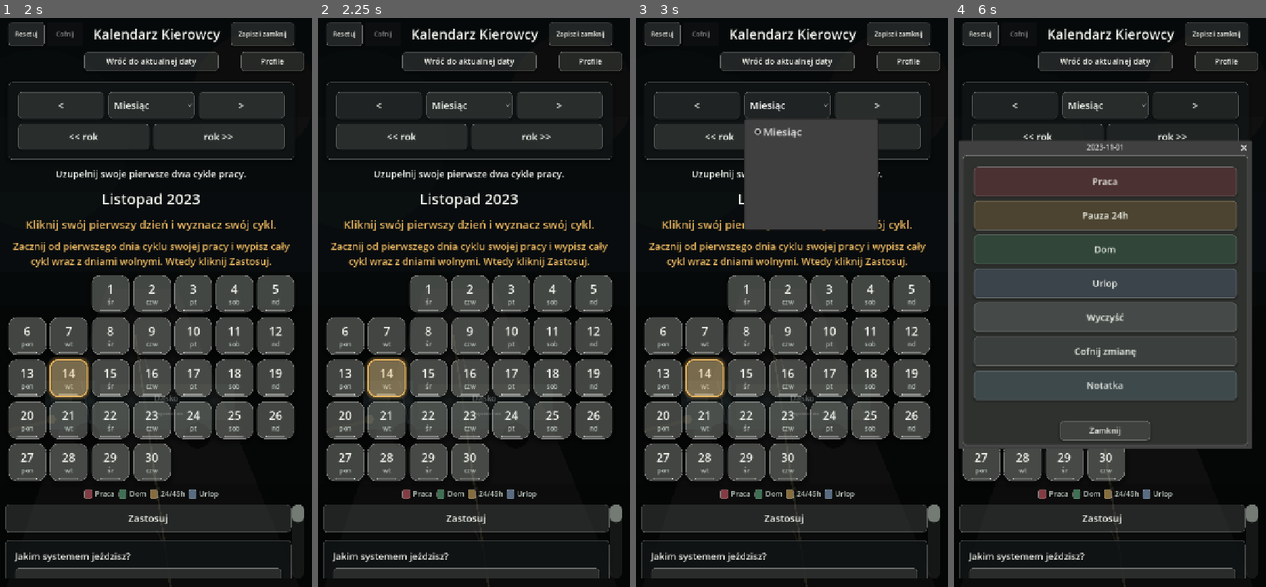
Above: before the commit, frames 1-4 (left to right).
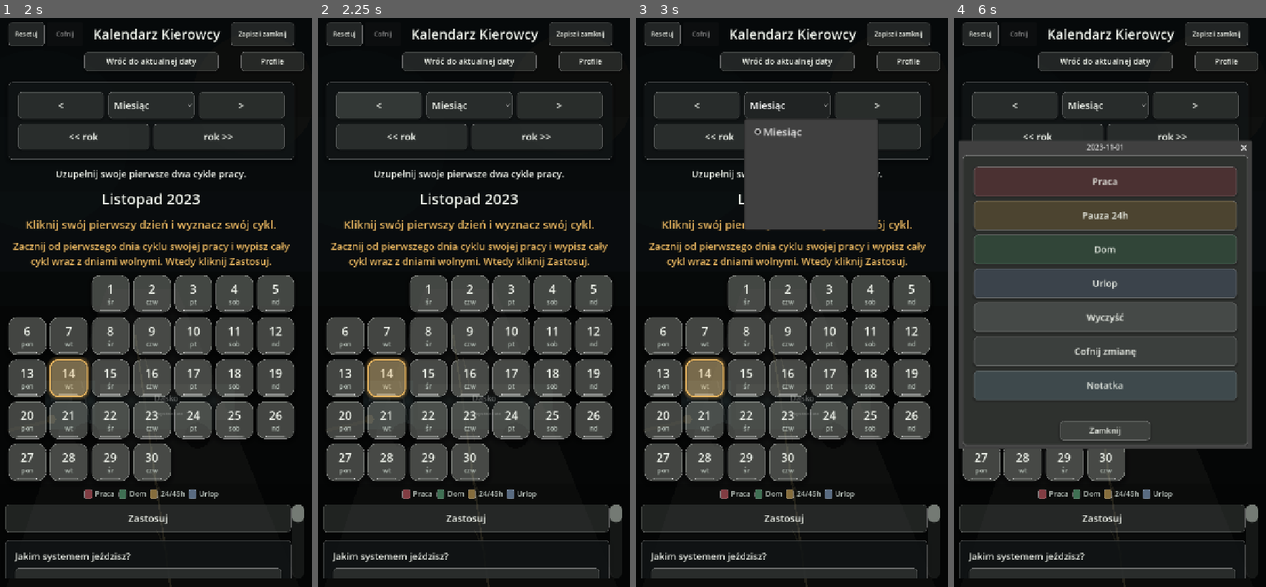
Above: after the commit, the same moments.

Repository: ElKlient/IDOL-Genesis
Game: Godot game, scene res://scenes/main.tscn
The game is run twice, just before and just after one commit, with the same random seed, the same clock (stepped at 60 frames per second) and the same inputs.
Inputs (mouse positions are in pixels of both pictures, inside the frame that each line leads up to):
- Up to frame 1 (2 s): click "Zapisz i zamknij" at 0.5 s; click "Cofnij" at 1.25 s
- Up to frame 2 (2.25 s): click "<" at 2 s
- Up to frame 3 (3 s): click "Miesiąc" at 2.75 s
- Up to frame 4 (6 s): click ">" at 3.5 s; click "<< rok" at 4.25 s; click "rok >>" at 5 s; click (1063, 291) at 5.77 s

Frame 1 is identical in both runs. In frame 2, less than 0.1% of the frame differs, in the area x 5-34%, y 12-18%; in frame 3, less than 0.1%; in frame 4, less than 0.1%.

Commit message:
Use button presses for month navigation

Diff:
--- a/scripts/main.gd
+++ b/scripts/main.gd
@@ -39,7 +39,6 @@
 const SETTINGS_PATH := "user://driver_calendar.cfg"
 const TOUCH_DRAG_CANCEL_DISTANCE := 8.0
 const TAP_BLOCK_AFTER_DRAG_MS := 450
-const NAVIGATION_TAP_MAX_MS := 420
 const NAVIGATION_BLOCK_AFTER_SCROLL_MS := 1600
 const TOUCH_SCROLL_DEADZONE_MENU := 18
 const RETURN_TODAY_BUTTON_TOP := 84
@@ -2856,8 +2855,13 @@
 	_register_scroll_safe_control(button)
 	if not navigation_buttons.has(button):
 		navigation_buttons.append(button)
-	button.mouse_filter = Control.MOUSE_FILTER_STOP
-	button.gui_input.connect(_handle_navigation_button_input.bind(button, action))
+	button.mouse_filter = Control.MOUSE_FILTER_PASS
+	button.gui_input.connect(_handle_navigation_button_input.bind(button))
+	button.pressed.connect(func() -> void:
+		if _tap_is_blocked():
+			return
+		_run_navigation_button_action(action)
+	)
 
 
 func _prepare_calendar_drag_blocker(control: Control) -> void:
@@ -2880,77 +2884,14 @@
 	get_viewport().set_input_as_handled()
 
 
-func _handle_navigation_button_input(event: InputEvent, button: BaseButton, action: Callable) -> void:
-	if event is InputEventScreenTouch:
-		var touch := event as InputEventScreenTouch
-		if touch.pressed:
-			button.set_meta("nav_tap_start", touch.position)
-			button.set_meta("nav_tap_dragged", false)
-			button.set_meta("nav_tap_scroll_start", _main_scroll_vertical())
-			button.set_meta("nav_tap_start_msec", int(Time.get_ticks_msec()))
-			button.set_meta("nav_tap_generation", touch_drag_block_generation)
-		else:
-			_activate_navigation_button_if_clean_tap(button, action, touch.position)
-	elif event is InputEventScreenDrag:
-		var drag := event as InputEventScreenDrag
-		_mark_navigation_button_drag(button, drag.position)
-	elif event is InputEventPanGesture:
-		var pan := event as InputEventPanGesture
-		_mark_navigation_button_drag(button, pan.position)
-	elif event is InputEventMouseButton:
-		var mouse_button := event as InputEventMouseButton
-		if mouse_button.button_index != MOUSE_BUTTON_LEFT:
-			return
-		if mouse_button.pressed:
-			button.set_meta("nav_tap_start", mouse_button.position)
-			button.set_meta("nav_tap_dragged", false)
-			button.set_meta("nav_tap_scroll_start", _main_scroll_vertical())
-			button.set_meta("nav_tap_start_msec", int(Time.get_ticks_msec()))
-			button.set_meta("nav_tap_generation", touch_drag_block_generation)
-		else:
-			_activate_navigation_button_if_clean_tap(button, action, mouse_button.position)
-	elif event is InputEventMouseMotion:
-		var mouse_motion := event as InputEventMouseMotion
-		if (mouse_motion.button_mask & MOUSE_BUTTON_MASK_LEFT) != 0:
-			_mark_navigation_button_drag(button, mouse_motion.position)
-
-
-func _mark_navigation_button_drag(button: BaseButton, position: Vector2) -> void:
-	if not button.has_meta("nav_tap_start"):
-		return
-
-	var start_position: Vector2 = button.get_meta("nav_tap_start", position)
-	if start_position.distance_to(position) <= TOUCH_DRAG_CANCEL_DISTANCE:
-		return
-
-	button.set_meta("nav_tap_dragged", true)
+func _handle_navigation_button_input(event: InputEvent, button: BaseButton) -> void:
+	if not _event_is_drag_motion(event):
+		return
+
 	_block_touch_drag_actions()
 	button.set_pressed_no_signal(false)
 	_lock_horizontal_scroll_deferred()
 	get_viewport().set_input_as_handled()
-
-
-func _activate_navigation_button_if_clean_tap(button: BaseButton, action: Callable, position: Vector2) -> void:
-	if not button.has_meta("nav_tap_start"):
-		_clear_navigation_button_tap(button)
-		get_viewport().set_input_as_handled()
-		return
-
-	var start_position: Vector2 = button.get_meta("nav_tap_start", position)
-	var was_dragged := bool(button.get_meta("nav_tap_dragged", true))
-	var scroll_start := float(button.get_meta("nav_tap_scroll_start", _main_scroll_vertical()))
-	var scroll_moved := absf(_main_scroll_vertical() - scroll_start) > 1.0
-	var start_msec := int(button.get_meta("nav_tap_start_msec", int(Time.get_ticks_msec())))
-	var tap_timed_out := int(Time.get_ticks_msec()) - start_msec > NAVIGATION_TAP_MAX_MS
-	var drag_generation_changed := int(button.get_meta("nav_tap_generation", touch_drag_block_generation)) != touch_drag_block_generation
-	_clear_navigation_button_tap(button)
-
-	if was_dragged or scroll_moved or tap_timed_out or drag_generation_changed or start_position.distance_to(position) > TOUCH_DRAG_CANCEL_DISTANCE or _tap_is_blocked():
-		get_viewport().set_input_as_handled()
-		return
-
-	get_viewport().set_input_as_handled()
-	_run_navigation_button_action(action)
 
 
 func _run_navigation_button_action(action: Callable) -> void:
@@ -3110,13 +3051,6 @@
 	_cancel_navigation_button_taps()
 
 
-func _main_scroll_vertical() -> float:
-	if main_scroll == null:
-		return 0.0
-
-	return float(main_scroll.scroll_vertical)
-
-
 func _cancel_navigation_button_taps() -> void:
 	for index in range(navigation_buttons.size() - 1, -1, -1):
 		var button := navigation_buttons[index]
@@ -3130,16 +3064,6 @@
 	if not is_instance_valid(button):
 		return
 
-	if button.has_meta("nav_tap_start"):
-		button.remove_meta("nav_tap_start")
-	if button.has_meta("nav_tap_dragged"):
-		button.remove_meta("nav_tap_dragged")
-	if button.has_meta("nav_tap_scroll_start"):
-		button.remove_meta("nav_tap_scroll_start")
-	if button.has_meta("nav_tap_start_msec"):
-		button.remove_meta("nav_tap_start_msec")
-	if button.has_meta("nav_tap_generation"):
-		button.remove_meta("nav_tap_generation")
 	if not button.toggle_mode:
 		button.set_pressed_no_signal(false)
 
